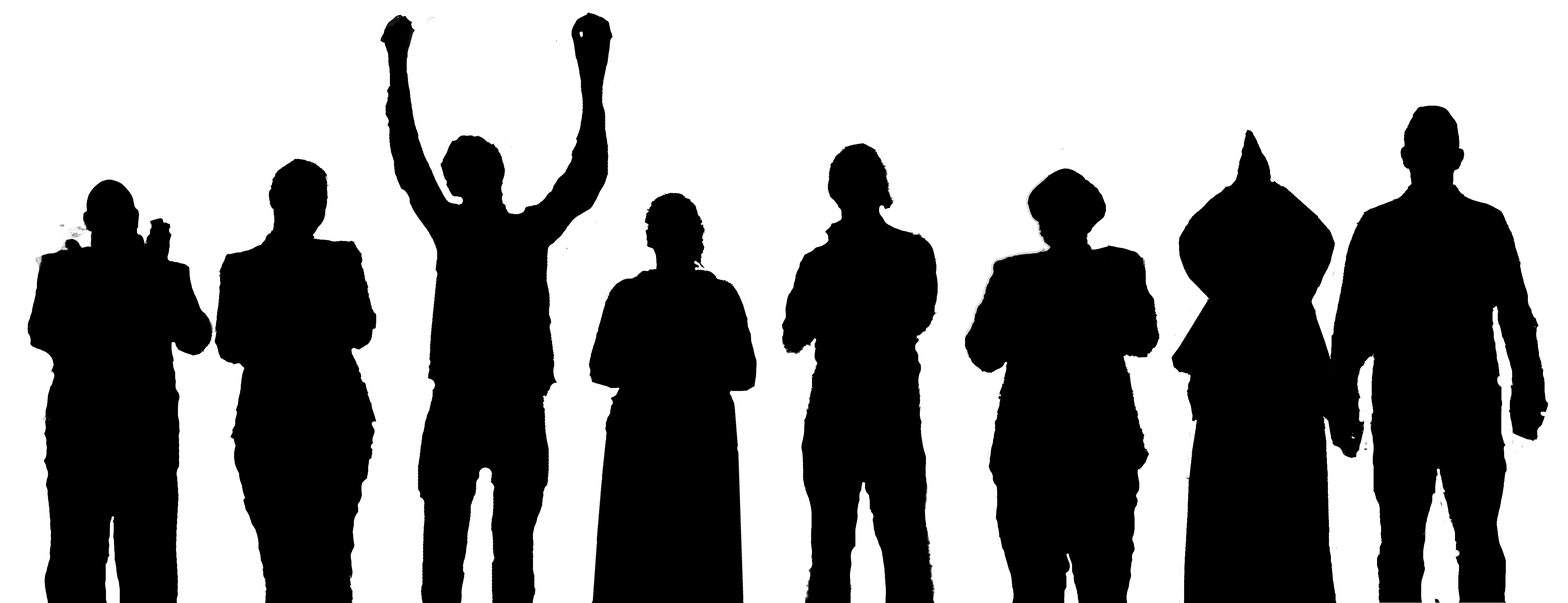
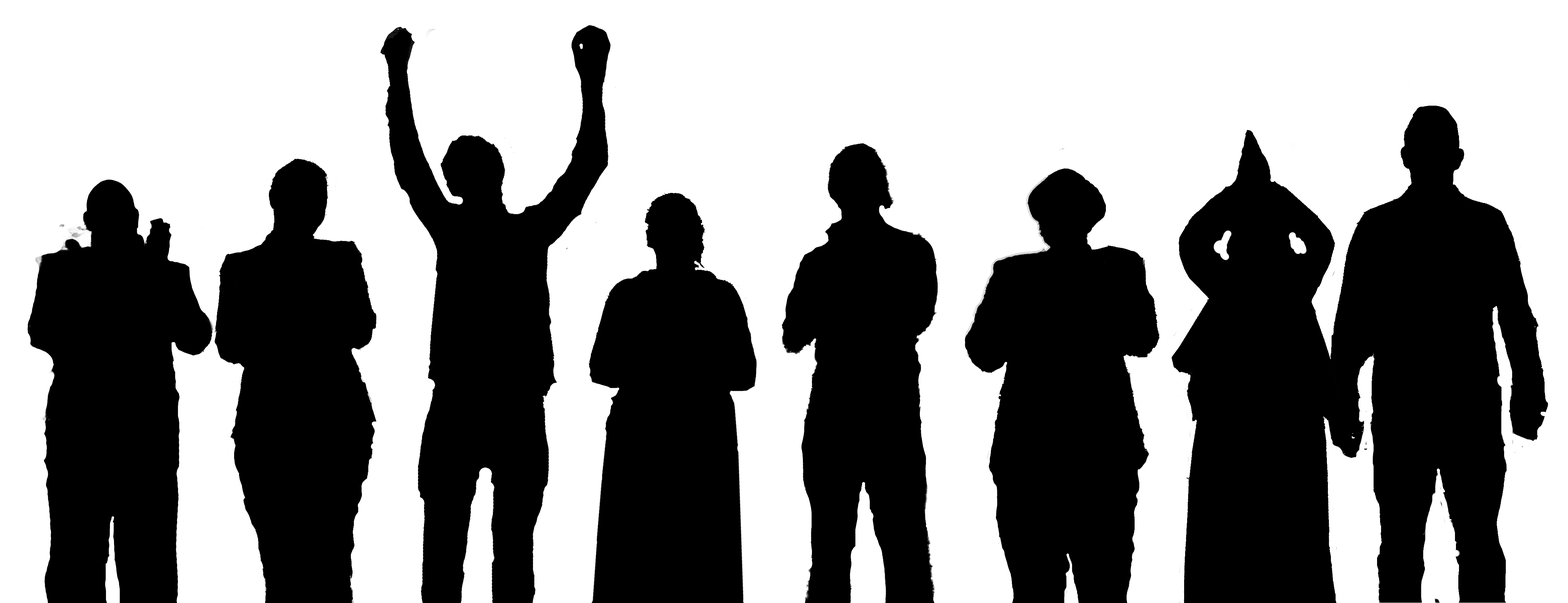
Layered file, before and after one edit (1568×603). Changes by layer:
painted on "Layer 0" over (x1=212, y1=12, x2=1307, y2=603)
